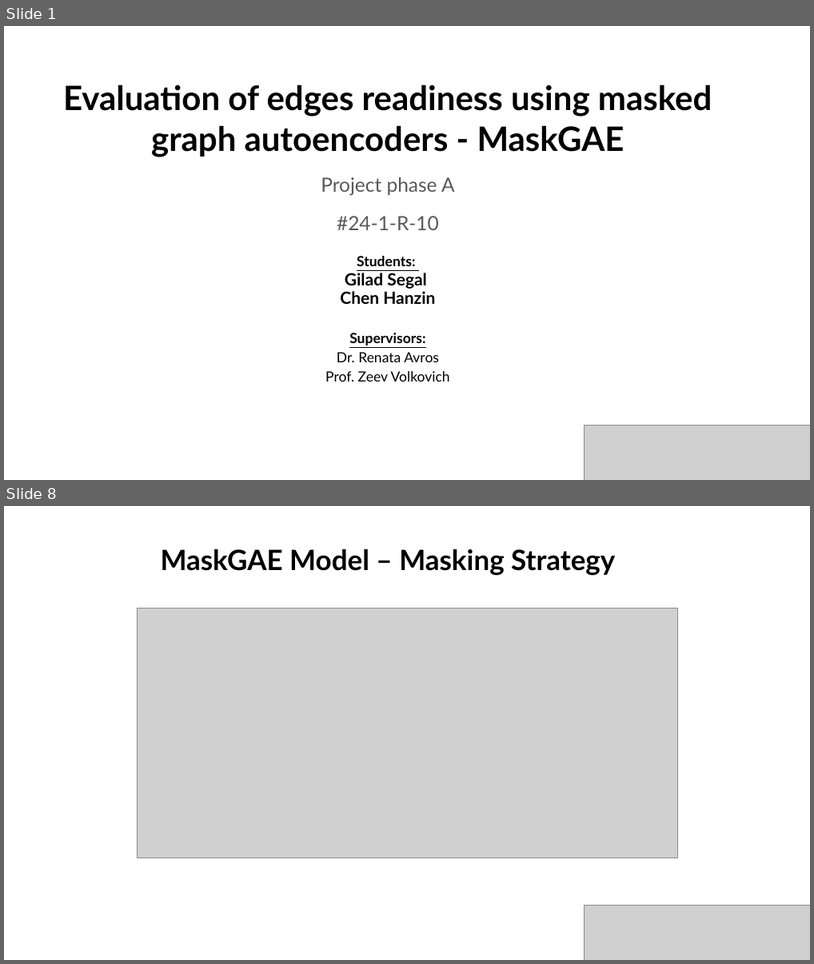
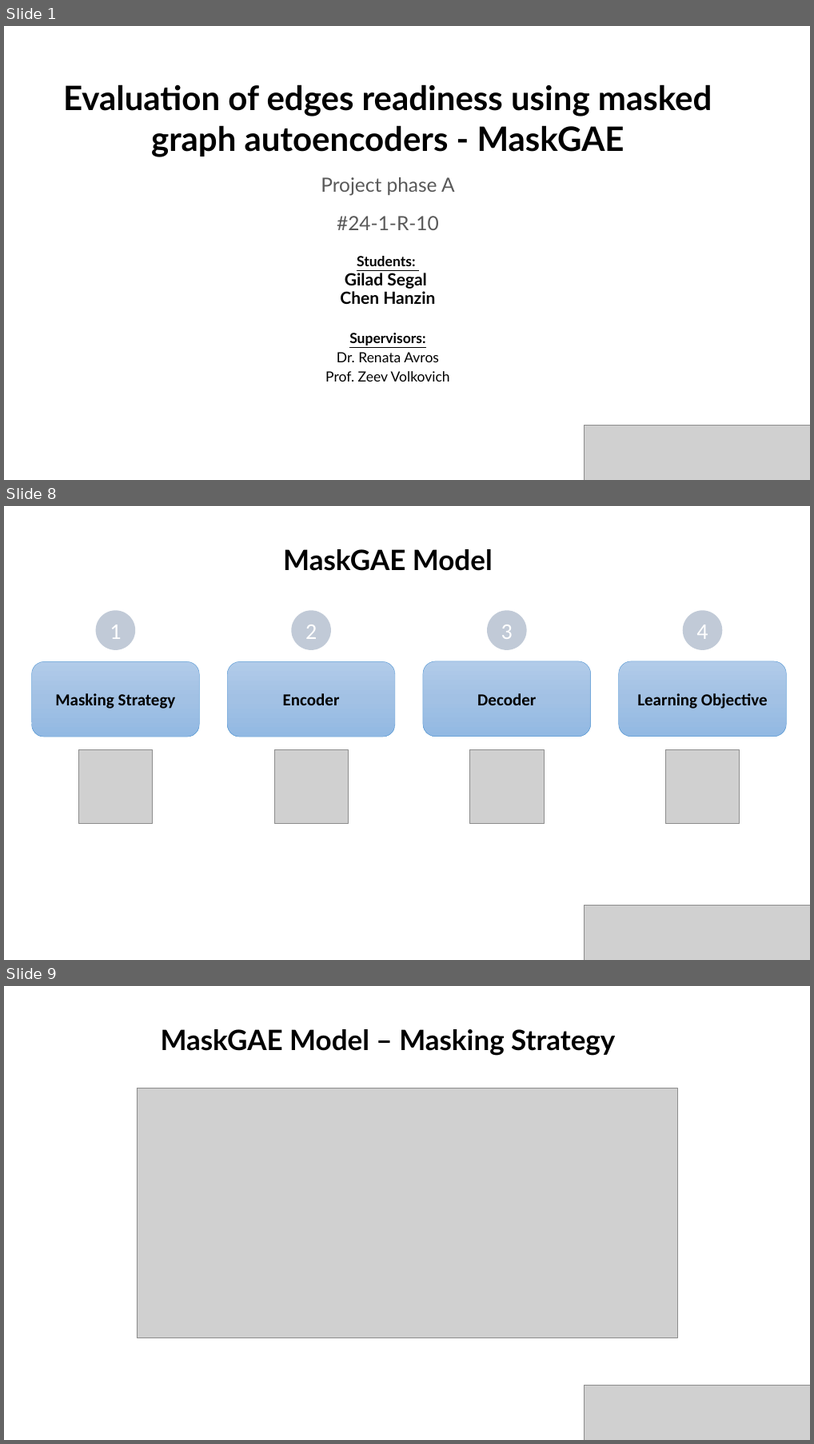
Before and after one commit to gilseg10/BraudeProject, a slide deck: Graph reconstruction with MaskGAE_.pptx. Shown one above the other, each under a label of ours: slides 1 and 8 before the commit, slides 1, 8 and 9 after it; the slides between them are not shown. The pictures are 814x964 and 814x1444 pixels, drawn with LibreOffice and Linux fonts; fonts in the diff are those of the drawing; grey boxes stand for pictures; background and template pictures are left out. Boxes give left, top, right and bottom in pixels: in the first picture for what was removed or moved away, otherwise in the second. Text is boxed around its words. In the diff, an @@ line names an element or a change of style, - is before the commit and + after.

```diff
--- a/Graph reconstruction with MaskGAE_.pptx
+++ b/Graph reconstruction with MaskGAE_.pptx
@@ slide 8 added at [4,506,810,960], background picture (left out) @@
@@ rectangle added at [4,506,810,960], fill #FFFFFF at 75% opacity @@
@@ text added at [283,549,493,571], 40 pt, text #000000, bold @@
+MaskGAE Model
@@ ellipse added at [96,610,135,650], fill #8497B0 at 50% opacity, 32 pt, text #FFFFFF @@
+1
@@ ellipse added at [291,610,331,650], fill #8497B0 at 50% opacity, 32 pt, text #FFFFFF @@
+2
@@ ellipse added at [487,610,527,650], fill #8497B0 at 50% opacity, 32 pt, text #FFFFFF @@
+3
@@ ellipse added at [683,610,722,650], fill #8497B0 at 50% opacity, 32 pt, text #FFFFFF @@
+4
@@ rounded rectangle added at [32,662,199,737], fill gradient #B1CBE9 to #A3C1E5 to #93B9E4, outline #5B9BD5 0.5 pt, 24 pt, text #000000, bold @@
+Masking Strategy
@@ rounded rectangle added at [227,662,395,737], fill gradient #B1CBE9 to #A3C1E5 to #93B9E4, outline #5B9BD5 0.5 pt, 24 pt, text #000000, bold @@
+Encoder
@@ rounded rectangle added at [423,661,591,736], fill gradient #B1CBE9 to #A3C1E5 to #93B9E4, outline #5B9BD5 0.5 pt, 24 pt, text #000000, bold @@
+Decoder
@@ rounded rectangle added at [619,661,786,736], fill gradient #B1CBE9 to #A3C1E5 to #93B9E4, outline #5B9BD5 0.5 pt, 24 pt, text #000000, bold @@
+Learning Objective
@@ picture added at [78,749,152,823] @@
@@ picture added at [274,749,348,823] @@
@@ picture added at [470,749,544,823] @@
@@ picture added at [666,749,739,823] @@
@@ picture added at [584,904,810,960] @@
@@ what was slide 8 is now slide 9 @@
```
Also in this commit, not shown: 14 slides changed, 1 other file.
